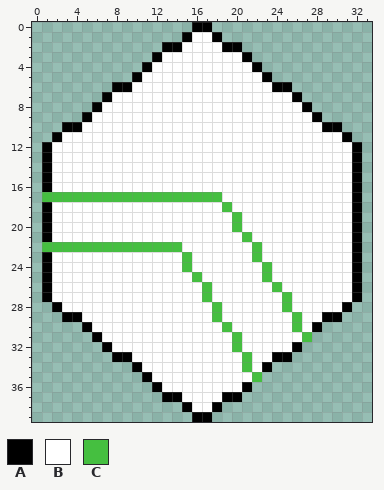
Two states of a pixel-art sprite, assets/Rail24.png. Above: the version before the commit.
The file is 34x40 pixels.
Palette (. is transparent): A #000000  B #ffffff  C #45bf40
After the commit:
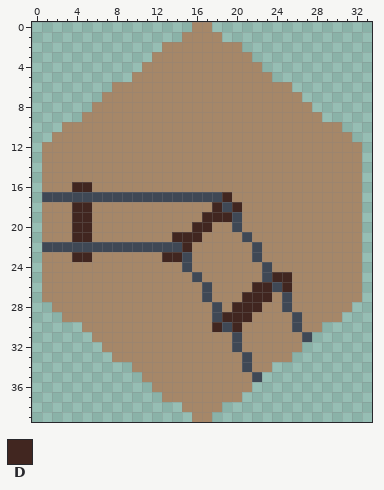
Colours new in this view: D #412620
Change:
colour B: #ffffff -> #a68768
colour C: #45bf40 -> #3f4855
Changed rows in their new state; - is a pixel that keeps its letter.
first column x 1:
 0 ---------------BB---------------
 1 --------------B--B--------------
 2 ------------BB----BB------------
 3 -----------B--------B-----------
 4 ----------B----------B----------
 5 ---------B------------B---------
 6 -------BB--------------BB-------
 7 ------B------------------B------
 8 -----B--------------------B-----
 9 ----B----------------------B----
10 --BB------------------------BB--
11 -B----------------------------B-
12 B------------------------------B
13 B------------------------------B
14 B------------------------------B
15 B------------------------------B
16 B--DD--------------------------B
17 ------------------D------------B
18 B--DD------------D-D-----------B
19 B--DD-----------DDD------------B
20 B--DD----------DD--------------B
21 B--DD--------DDD---------------B
22 --------------D----------------B
23 B--DD-------DD-----------------B
24 B------------------------------B
25 B----------------------DD------B
26 B--------------------DD-D------B
27 B-------------------DDD--------B
28 -B-----------------DDD--------B-
29 --BB--------------DDD-------BB--
30 ----B------------D-D-------B----
31 -----B--------------------------
32 ------B------------------B------
33 -------BB--------------BB-------
34 ---------B------------B---------
35 ----------B---------------------
36 -----------B--------B-----------
37 ------------BB----BB------------
38 --------------B--B--------------
39 ---------------BB---------------
